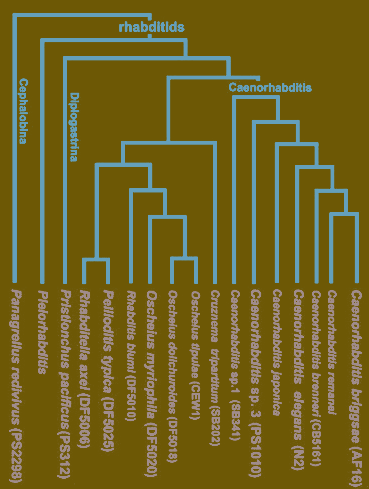
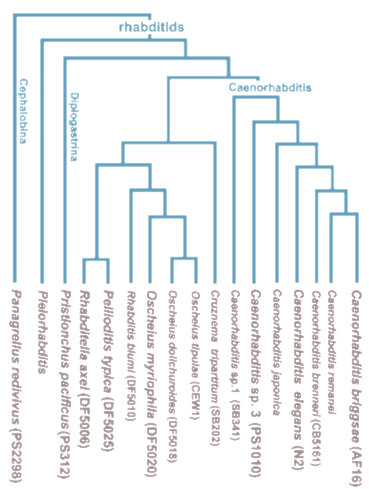
Before/after of a 369×489 layered artwork. What changed in the layer stack:
painted on "tree" over <box>10,9,367,289</box>
painted on "text" over <box>1,289,369,489</box>
hid "Color Fill 1 copy 2" over <box>0,0,369,489</box>
